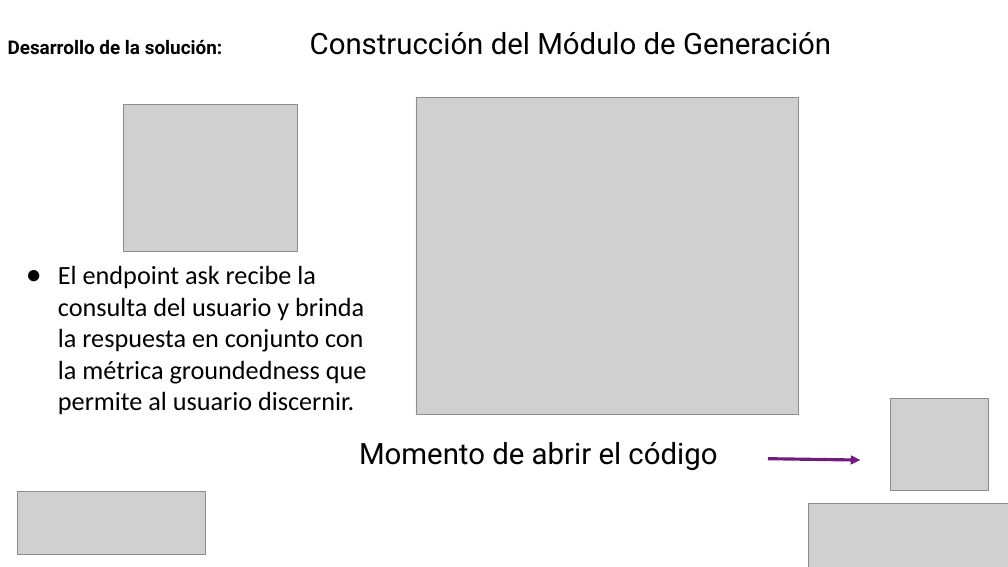
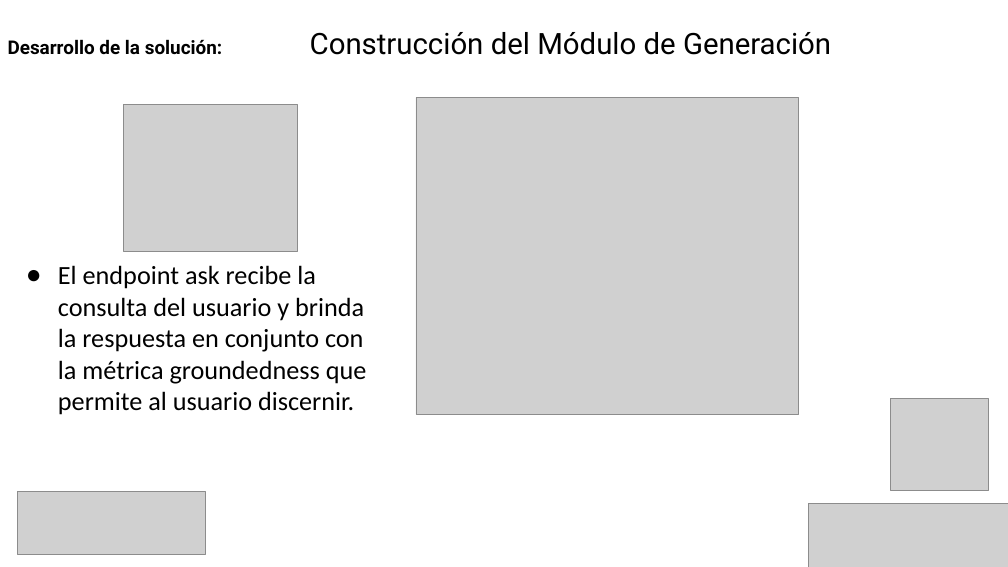
Before and after one commit to MaricelSantos/Semantic-Search-in-Academic-Articles, a slide deck: slide 17 of Presentación Challenge Final.pptx. Drawn at 1008x567 pixels with LibreOffice and Linux fonts; fonts in the diff are those of the drawing; grey boxes stand for pictures. Boxes give left, top, right and bottom in pixels: in the first picture for what was removed or moved away, otherwise in the second. Text is boxed around its words. In the diff, an @@ line names an element or a change of style, - is before the commit and + after.

```diff
--- a/Presentación Challenge Final.pptx
+++ b/Presentación Challenge Final.pptx
@@ text removed at [359, 442, 717, 470] @@
-Momento de abrir el código
@@ arrow removed from (768, 459) to (861, 461) @@
```
Also in this commit, not shown: 9 other slides changed, 2 other files.
